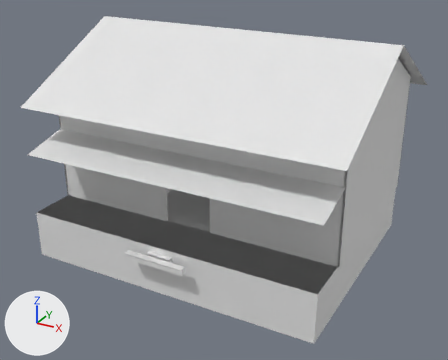
A saved change to the glTF model res/meshes/House.glb.
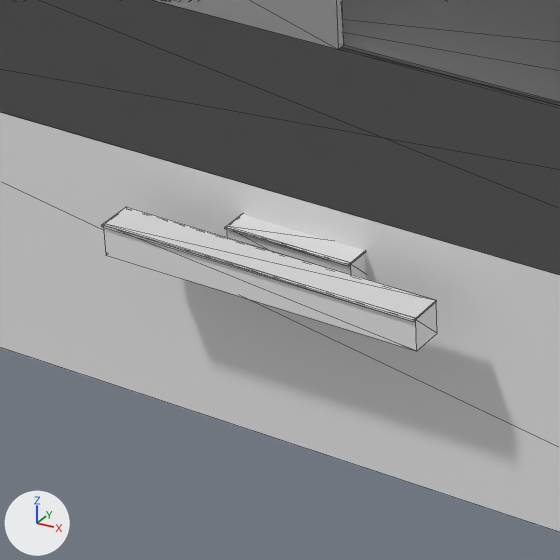
Each version is shown whole from a 50 mm lens placed at (23.57, -42.94, 24.23), pointed at (0.22, -0.49, 3.01), then close up on the part from 24% to 46% of the width and 59% to 87% of the height. Every picture has the same lights, and +X, +Y and +Z are marked at lower left. The close-ups show mesh edges as thin lines. Where no turn or scale is listed for an object, it has been applied to the vertices. Vertices at the same position are counted once.

Script lines for the objects in view, before the commit:
```python
me_cube = bpy.data.meshes.new('Cube')
me_cube.from_pydata(...)  # 66 vertices, 155 faces; spans x -12.5..12.5, y -6.0..10.0, z 2.0..16.1
me_cube.materials.append(mat_material)  # white #e7e7e7
me_cube_006 = bpy.data.meshes.new('Cube.006')
me_cube_006.from_pydata(...)  # 16 vertices, 28 faces; spans x -1.0..1.0, y -0.3..0.25, z -0.25..0.25
me_cube_007 = bpy.data.meshes.new('Cube.007')
me_cube_007.from_pydata(...)  # 16 vertices, 28 faces; spans x -2.5..2.5, y -0.3..0.25, z -0.25..0.25
ob_mainstructure = bpy.data.objects.new('MainStructure', me_cube)
ob_mainstructure.location = (0.0, 0.0, -1.0)
ob_outsidestairs = bpy.data.objects.new('OutsideStairs', me_cube_007)
ob_outsidestairs.location = (0.0, -10.75, 0.25)
ob_stairobject = bpy.data.objects.new('StairObject', me_cube_006)
ob_stairobject.location = (0.0, -10.0, 0.25)
# also in view: 'MainStructure.001' at (0.0, 0.0, -1.0); 'GroundFloor' at (0.0, 1.97, 3.9)
```
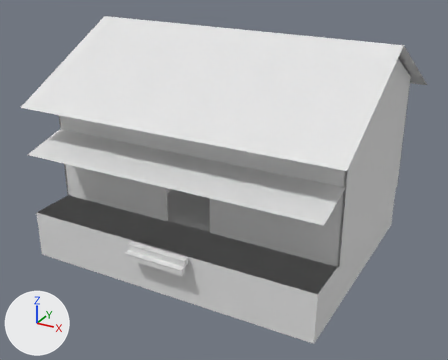
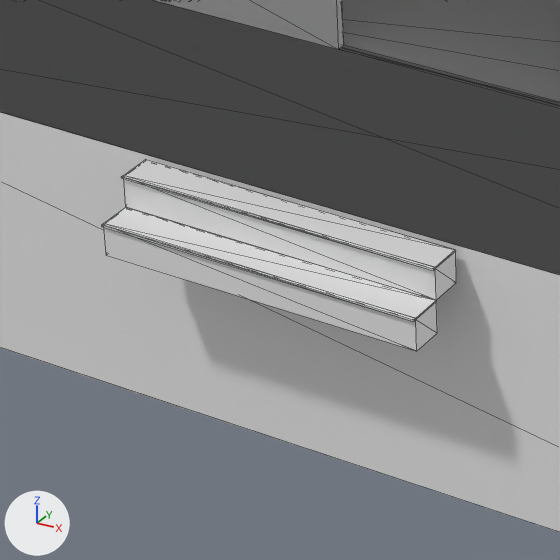
Where the change shows, as pixel boxes (x1, y1, x2, y2) in the close-ups (560 x 560 px):
'OutsideStairs', reshaped (33% taller)
    before: (102, 207, 437, 351)
    after: (102, 159, 456, 351)
part 1 of me_cube_007, added
    after: (122, 159, 456, 300)
'StairObject', unchanged, covered by the edit
    before: (225, 214, 366, 279)

What changed in the scene script:
```text
Change me_cube_007:
    where me_cube_007.from_pydata(...)  # 16 vertices, 28 faces; spans x -2.5..2.5, y -0.3..0.25, z -0.25..0.25
    used by ob_outsidestairs; location = (0.0, -10.75, 0.25)
    me_cube_007 part 1: the loose piece of 16 vertices spanning x -2.5..2.5, y -0.3..0.25, z -0.25..0.25 is copied, and the copy is moved by (0.0, 0.5, 0.5); it spans x -2.5..2.5, y 0.19..0.75, z 0.25..0.75
```
